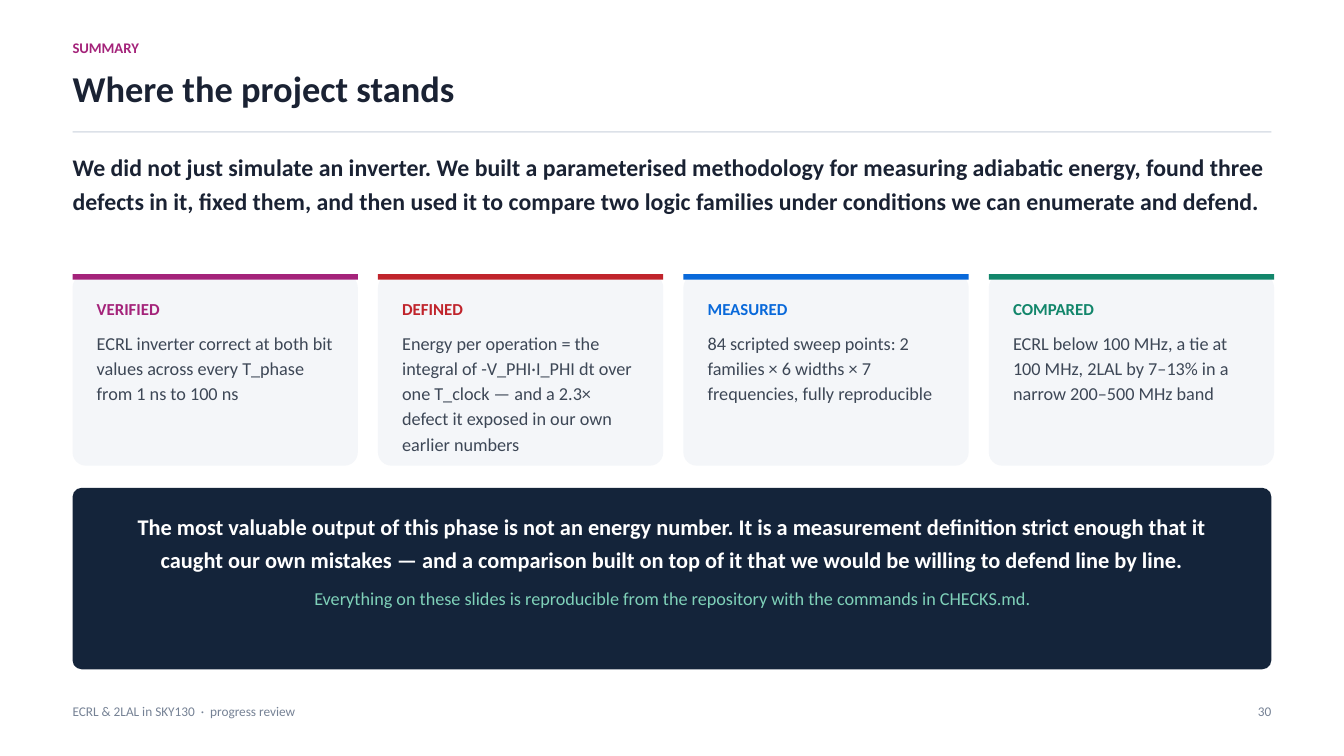
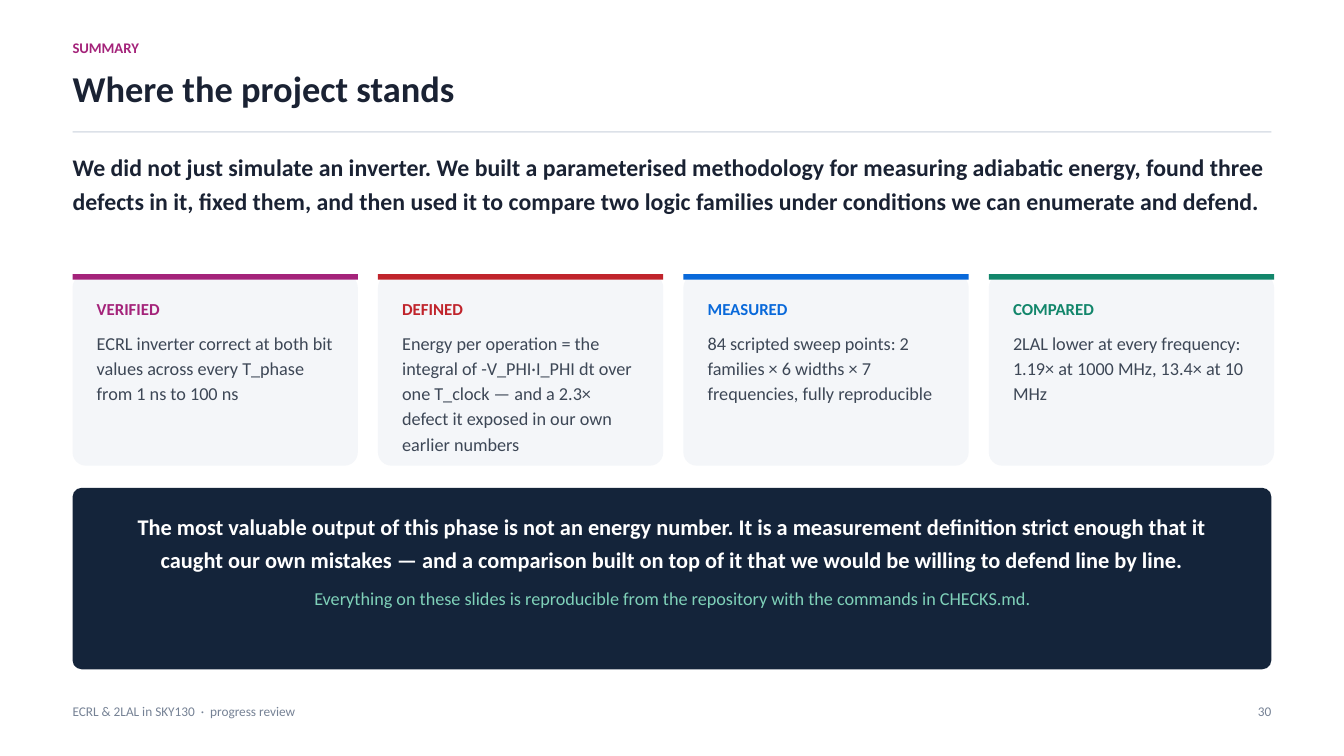
Before and after one commit to Sairam-Kesanapalli/Adiabatic_sweep, a slide deck: slide 30 of slides/ECRL_2LAL_Progress_Review.pptx. Drawn at 1344x756 pixels with LibreOffice and Linux fonts; fonts in the diff are those of the drawing. Boxes give left, top, right and bottom in pixels: in the first picture for what was removed or moved away, otherwise in the second. Text is boxed around its words. In the diff, an @@ line names an element or a change of style, - is before the commit and + after.

```diff
--- a/slides/ECRL_2LAL_Progress_Review.pptx
+++ b/slides/ECRL_2LAL_Progress_Review.pptx
@@ text at <box>1013,337,1243,400</box>: text changed @@
-ECRL below 100 MHz, a tie at 100 MHz, 2LAL by 7–13% in a narrow 200–500 MHz band
+2LAL lower at every frequency: 1.19× at 1000 MHz, 13.4× at 10 MHz
```
Also in this commit, not shown: 8 other slides changed, 15 other files.
